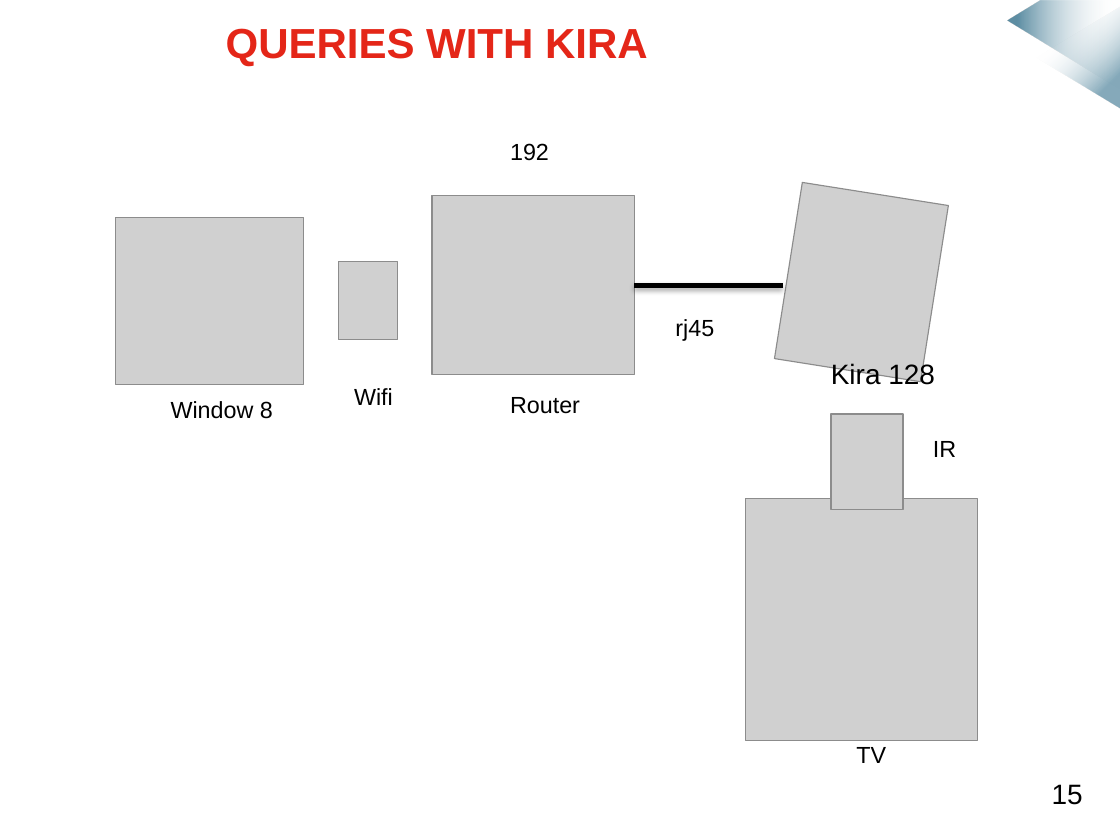
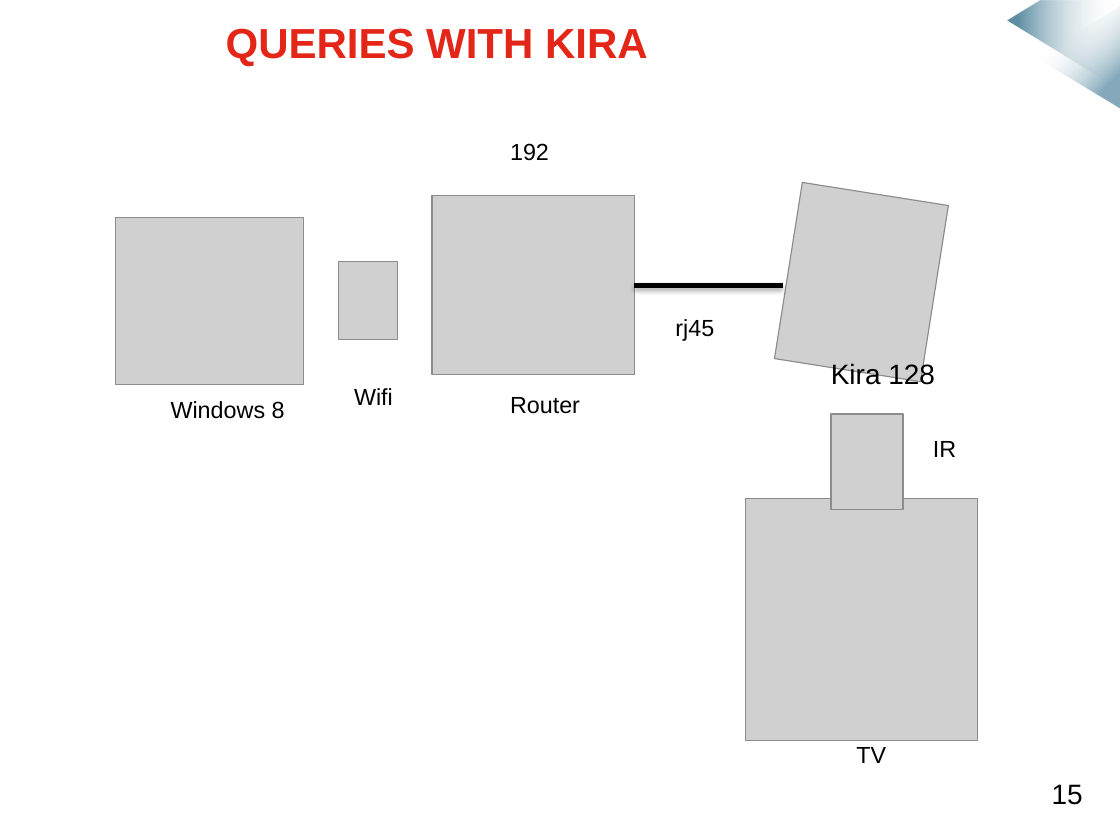
Before and after one commit to mmeven/EP_Domotique_Tablette, a slide deck: slide 14 of Rendu/Diapo_prototype_janvier.pptx (slide 12 before the commit). Drawn at 1120x840 pixels with LibreOffice and Linux fonts; fonts in the diff are those of the drawing; grey boxes stand for pictures; background and template pictures are left out. Boxes give left, top, right and bottom in pixels: in the first picture for what was removed or moved away, otherwise in the second. Text is boxed around its words. In the diff, an @@ line names an element or a change of style, - is before the commit and + after.

```diff
--- a/Rendu/Diapo_prototype_janvier.pptx
+++ b/Rendu/Diapo_prototype_janvier.pptx
@@ text at <box>171,401,285,419</box>: text changed @@
-Window 8
+Windows 8
```
Also in this commit, not shown: 11 other slides changed, 3 slides added, 15 other files.
